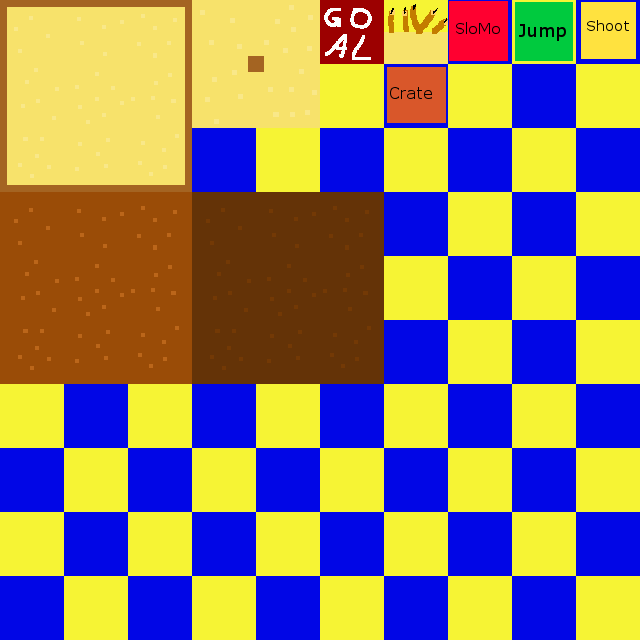
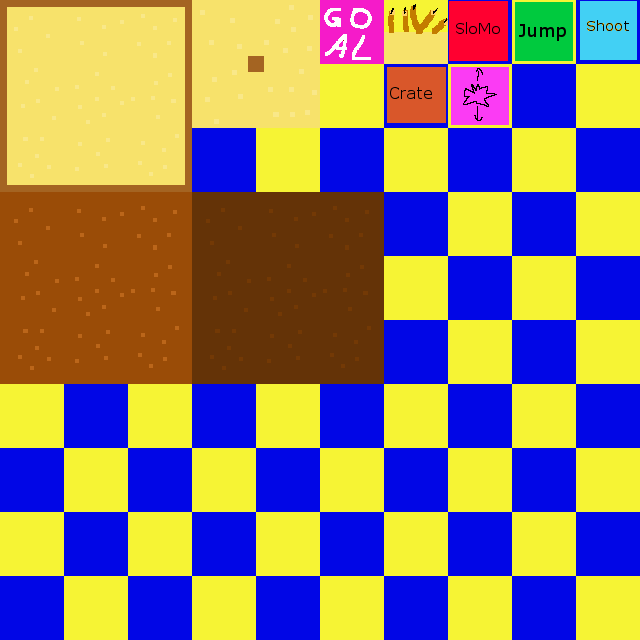
Layered file, before and after one edit (w=640, h=640). Changes by layer:
painted on "Level" over [left=320, top=0, right=637, bottom=125]
